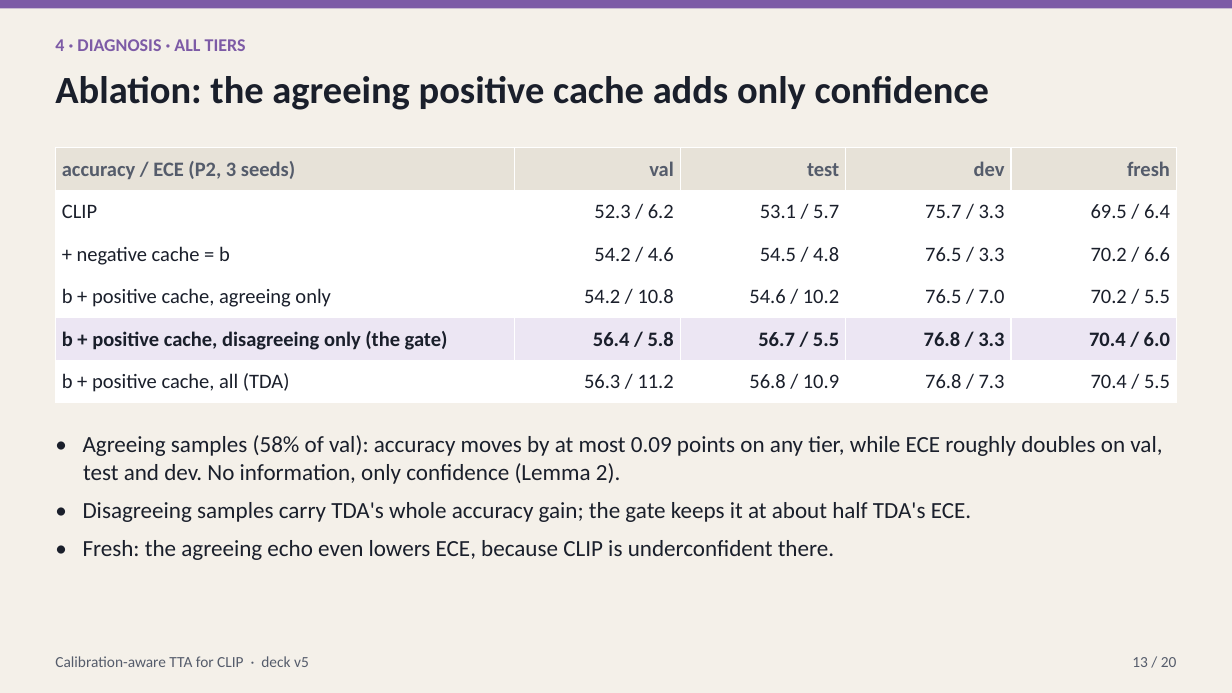
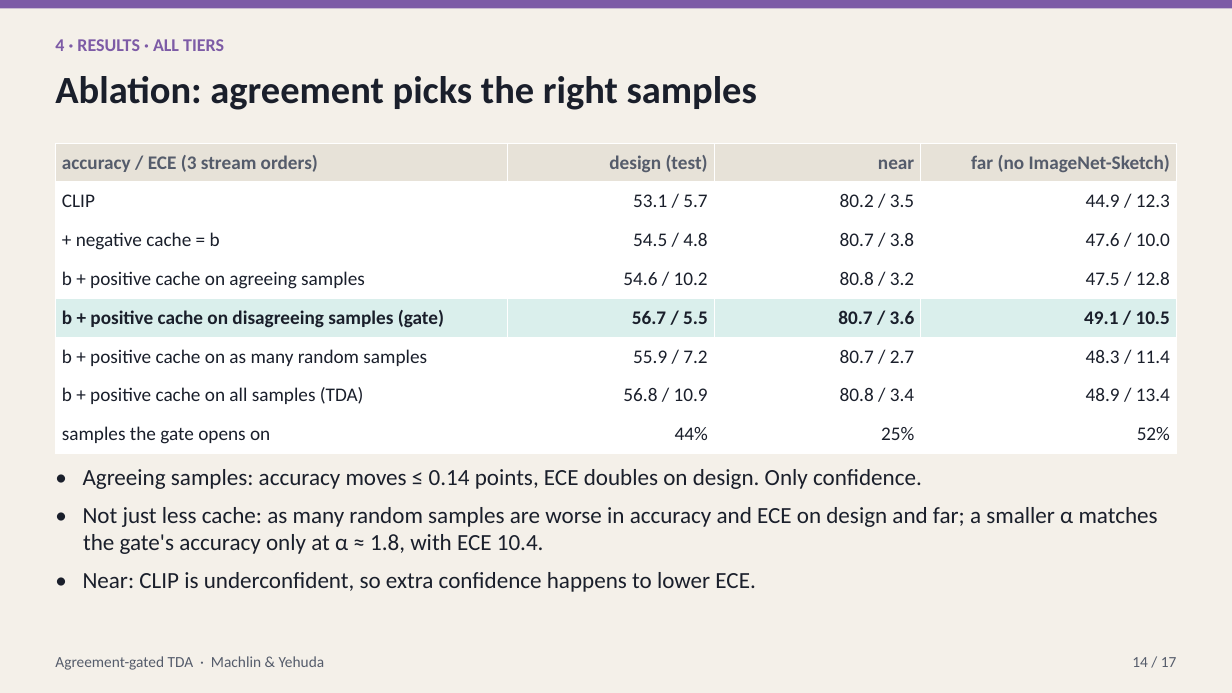
Before and after one commit to macwave12/deep_project_calibration_aware_tta, a slide deck: slide 14 of presentation/calibration_aware_tta.pptx (slide 13 before the commit). Drawn at 1232x693 pixels with LibreOffice and Linux fonts; fonts in the diff are those of the drawing. Boxes give left, top, right and bottom in pixels: in the first picture for what was removed or moved away, otherwise in the second. Text is boxed around its words. In the diff, an @@ line names an element or a change of style, - is before the commit and + after.

```diff
--- a/presentation/calibration_aware_tta.pptx
+++ b/presentation/calibration_aware_tta.pptx
@@ text at <box>55,39,224,51</box>: text changed @@
-4 · DIAGNOSIS · ALL TIERS
+4 · RESULTS · ALL TIERS
@@ text at <box>55,76,757,110</box>: text changed @@
-Ablation: the agreeing positive cache adds only confidence
+Ablation: agreement picks the right samples
@@ table at <box>55,143,1178,454</box> @@
-accuracy / ECE (P2, 3 seeds) | val | test | dev | fresh
-CLIP | 52.3 / 6.2 | 53.1 / 5.7 | 75.7 / 3.3 | 69.5 / 6.4
-+ negative cache = b | 54.2 / 4.6 | 54.5 / 4.8 | 76.5 / 3.3 | 70.2 / 6.6
-b + positive cache, agreeing only | 54.2 / 10.8 | 54.6 / 10.2 | 76.5 / 7.0 | 70.2 / 5.5
-b + positive cache, disagreeing only (the gate) | 56.4 / 5.8 | 56.7 / 5.5 | 76.8 / 3.3 | 70.4 / 6.0
-b + positive cache, all (TDA) | 56.3 / 11.2 | 56.8 / 10.9 | 76.8 / 7.3 | 70.4 / 5.5
+accuracy / ECE (3 stream orders) | design (test) | near | far (no ImageNet-Sketch)
+CLIP | 53.1 / 5.7 | 80.2 / 3.5 | 44.9 / 12.3
++ negative cache = b | 54.5 / 4.8 | 80.7 / 3.8 | 47.6 / 10.0
+b + positive cache on agreeing samples | 54.6 / 10.2 | 80.8 / 3.2 | 47.5 / 12.8
+b + positive cache on disagreeing samples (gate) | 56.7 / 5.5 | 80.7 / 3.6 | 49.1 / 10.5
+b + positive cache on as many random samples | 55.9 / 7.2 | 80.7 / 2.7 | 48.3 / 11.4
+b + positive cache on all samples (TDA) | 56.8 / 10.9 | 80.8 / 3.4 | 48.9 / 13.4
+samples the gate opens on | 44% | 25% | 52%
@@ table: place and size @@
-table at <box>55,148,1177,403</box>
+table at <box>55,143,1178,454</box>
@@ text at <box>83,469,1158,592</box>: text changed @@
-• Agreeing samples (58% of val): accuracy moves by at most 0.09 points on any tier, while ECE roughly doubles on val, test and dev. No information, only confidence (Lemma 2).
-• Disagreeing samples carry TDA's whole accuracy gain; the gate keeps it at about half TDA's ECE.
-• Fresh: the agreeing echo even lowers ECE, because CLIP is underconfident there.
+• Agreeing samples: accuracy moves ≤ 0.14 points, ECE doubles on design. Only confidence.
+• Not just less cache: as many random samples are worse in accuracy and ECE on design and far; a smaller α matches the gate's accuracy only at α ≈ 1.8, with ECE 10.4.
+• Near: CLIP is underconfident, so extra confidence happens to lower ECE.
@@ text at <box>55,656,325,670</box>: text changed @@
-Calibration-aware TTA for CLIP · deck v5
+Agreement-gated TDA · Machlin & Yehuda
@@ text at <box>1132,657,1177,667</box>: text changed @@
-13 / 20
+14 / 17
```
Also in this commit, not shown: 14 other slides changed, 5 slides added, 14 slides removed, 50 other files.
